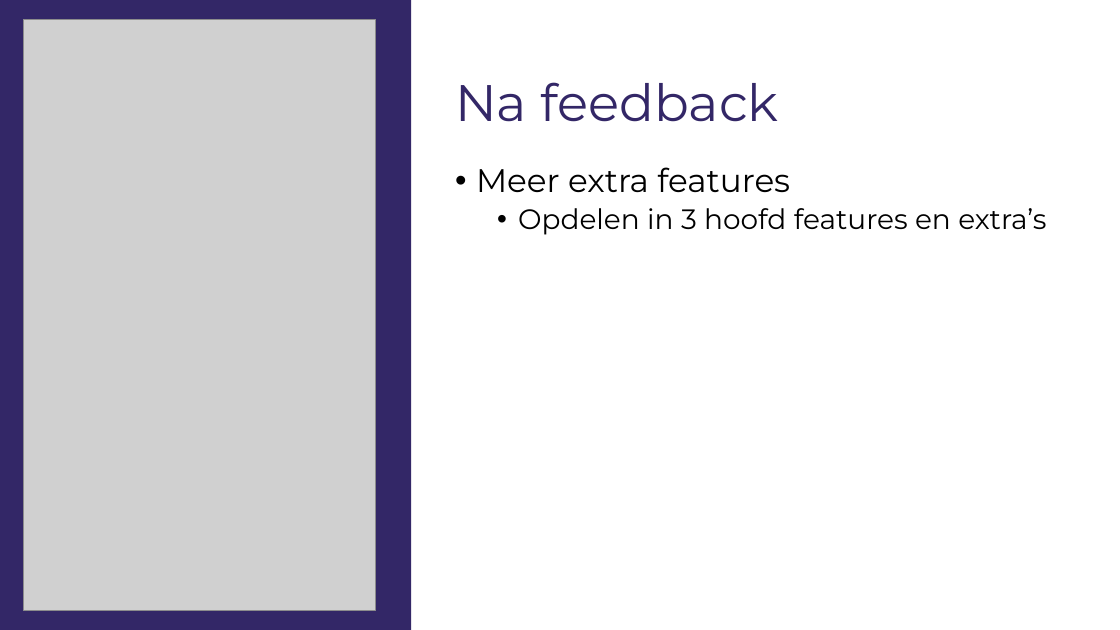
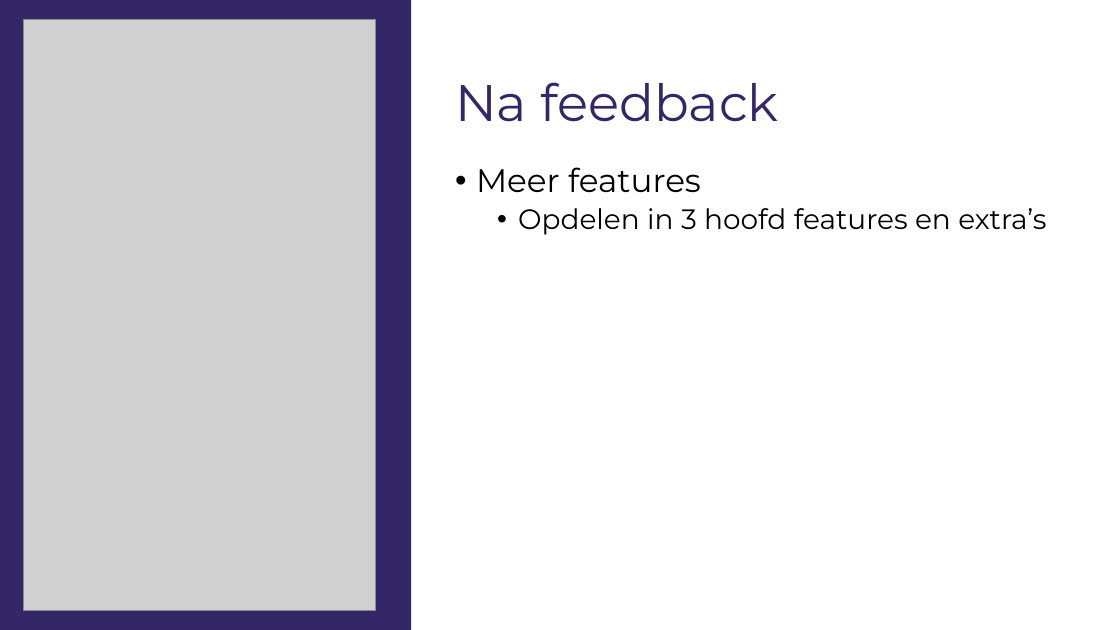
Before and after one commit to gdmgent-1819-mobdev2/positive-design-project-aura, a slide deck: slide 4 of research/AURA.pptx. Drawn at 1120x630 pixels with LibreOffice and Linux fonts; fonts in the diff are those of the drawing; grey boxes stand for pictures. Boxes give left, top, right and bottom in pixels: in the first picture for what was removed or moved away, otherwise in the second. Text is boxed around its words. In the diff, an @@ line names an element or a change of style, - is before the commit and + after.

Commit message:
Added some more text to ppt

```diff
--- a/research/AURA.pptx
+++ b/research/AURA.pptx
@@ text at (476,167,701,192): text changed @@
-• Meer extra features
+• Meer features
```
Also in this commit, not shown: 2 other slides changed.
